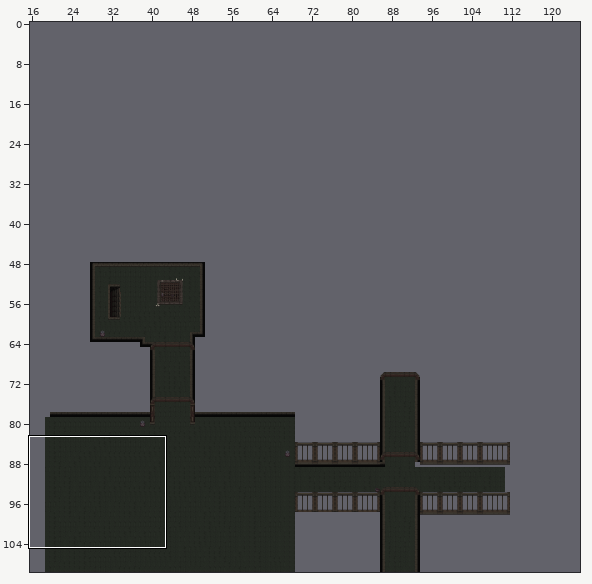
Tiled map: src/pro/inNominePatris/maps/world_2.tmx. The first picture is a wide view before the edit; the outline marks the close-up.
Close-up. Before the commit:
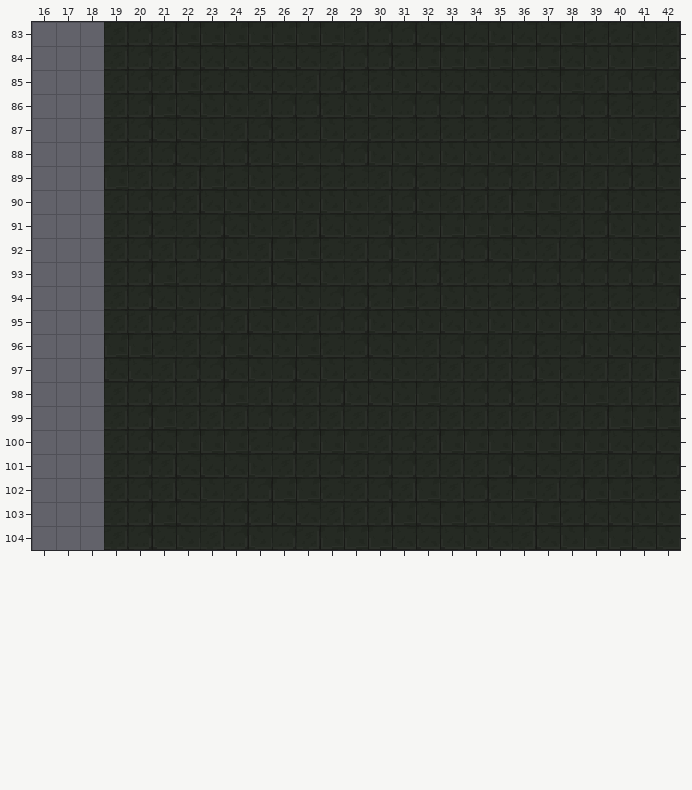
Cells are 16x16 px. Shown: x 16..42, y 83..104. The commit also changed other parts of the map, which this record leaves out.
And afterwards:
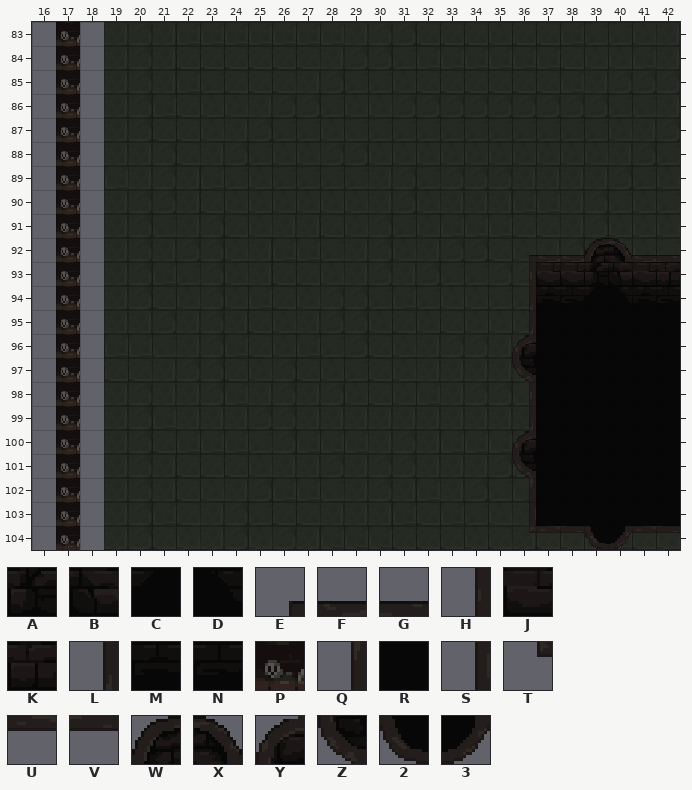
Key: from "test-tiles": A 936, B 937, C 1000, D 1001, E 1062, F 1063, G 1064, H 1126, J 1127, K 1128, L 1190, M 1191, N 1192, P 1222, Q 1254, R 1255, S 1318, T 1382, U 1383, V 1384, W 1576, X 1577, Y 1639, Z 1703, 2 1768, 3 1769.
_ is an empty cell, . an unchanged one.
Changes in this commit:
--- layer "bounds"
@@ x 17..17 @@
- 83 _
- 84 _
- 85 _
- 86 _
- 87 _
- 88 _
- 89 _
- 90 _
- 91 _
- 92 _
- 93 _
- 94 _
- 95 _
- 96 _
- 97 _
- 98 _
- 99 _
-100 _
-101 _
-102 _
-103 _
-104 _
+ 83 P
+ 84 P
+ 85 P
+ 86 P
+ 87 P
+ 88 P
+ 89 P
+ 90 P
+ 91 P
+ 92 P
+ 93 P
+ 94 P
+ 95 P
+ 96 P
+ 97 P
+ 98 P
+ 99 P
+100 P
+101 P
+102 P
+103 P
+104 P
--- layer "Capa de patrones 2"
@@ x 36..42 @@
- 92 _______
- 93 _______
- 94 _______
- 95 _______
- 96 _______
- 97 _______
- 98 _______
- 99 _______
-100 _______
-101 _______
-102 _______
-103 _______
-104 _______
+ 92 EFFWXFG
+ 93 HJJABJK
+ 94 LMNCDMN
+ 95 LRRRRRR
+ 96 YRRRRRR
+ 97 ZRRRRRR
+ 98 HRRRRRR
+ 99 LRRRRRR
+100 YRRRRRR
+101 ZRRRRRR
+102 QRRRRRR
+103 SRRRRRR
+104 TUV23UV
Changed places in both close-ups, as pixel boxes (x1, y1, x2, y2):
added: (56, 22, 80, 550)
added: (512, 238, 680, 550)
